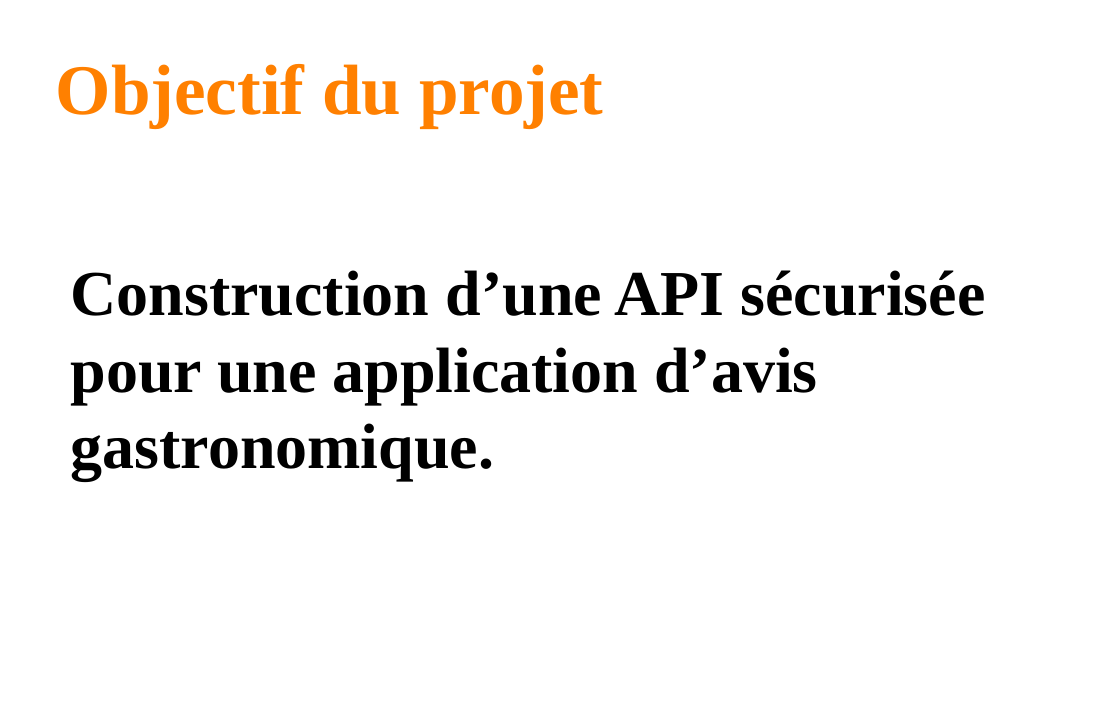
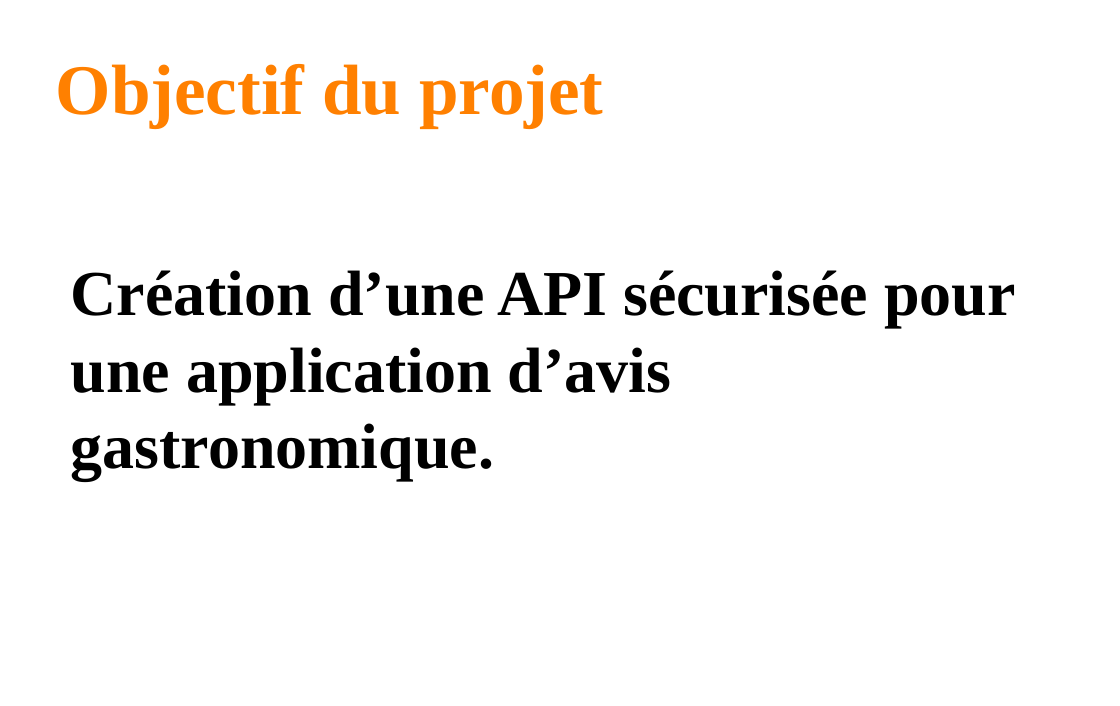
Before and after one commit to ChristianCDR/Pekocko, a slide deck: slide 3 of P6-Soutenance.odp. Drawn at 1120x706 pixels with LibreOffice and Linux fonts; fonts in the diff are those of the drawing; background and template pictures are left out. Boxes give left, top, right and bottom in pixels: in the first picture for what was removed or moved away, otherwise in the second. Text is boxed around its words. In the diff, an @@ line names an element or a change of style, - is before the commit and + after.

```diff
--- a/P6-Soutenance.odp
+++ b/P6-Soutenance.odp
@@ text at bbox=[71, 270, 1016, 481]: text changed @@
-Construction d’une API sécurisée pour une application d’avis gastronomique.
+Création d’une API sécurisée pour une application d’avis gastronomique.
```
Also in this commit, not shown: 1 other slide changed, 2 other files.
